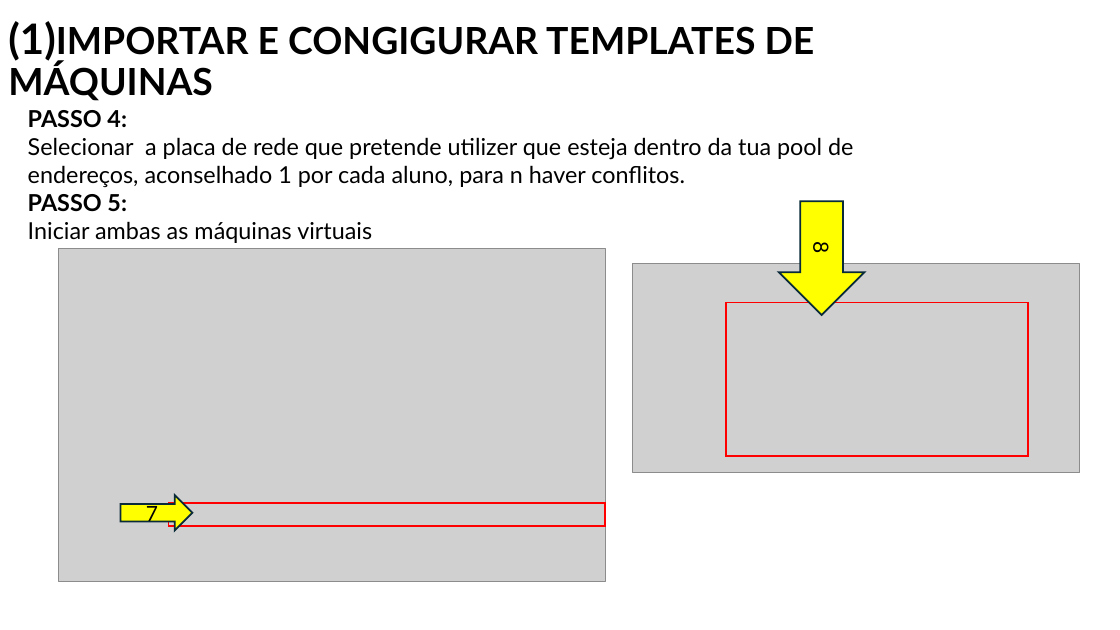
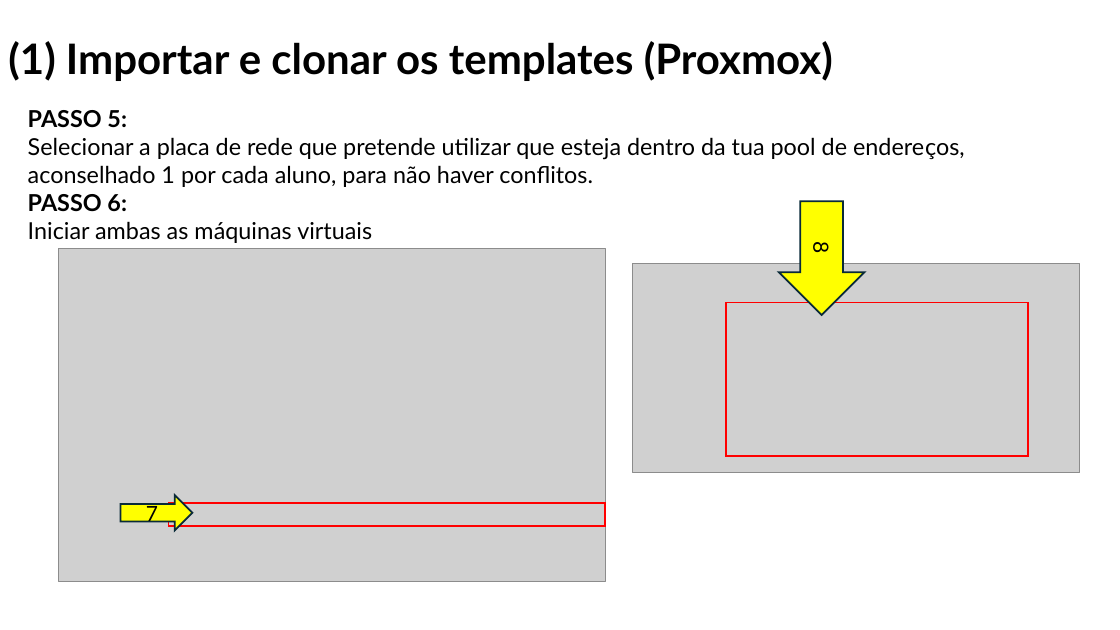
Before and after one commit to orlandonss/TrabalhoSR2, a slide deck: slide 5 of Apresentacoes_Workshop/WORKSHOP WINDOWS AD DS & LINUX SERVICES.pptx. Drawn at 1120x630 pixels with LibreOffice and Linux fonts; fonts in the diff are those of the drawing; grey boxes stand for pictures. Boxes give left, top, right and bottom in pixels: in the first picture for what was removed or moved away, otherwise in the second. Text is boxed around its words. In the diff, an @@ line names an element or a change of style, - is before the commit and + after.

```diff
--- a/Apresentacoes_Workshop/WORKSHOP WINDOWS AD DS & LINUX SERVICES.pptx
+++ b/Apresentacoes_Workshop/WORKSHOP WINDOWS AD DS & LINUX SERVICES.pptx
@@ title at <box>8,41,833,81</box>: text changed; size 32 to 36 pt @@
-(1)IMPORTAR E CONGIGURAR TEMPLATES DE MÁQUINAS
+(1) Importar e clonar os templates (Proxmox)
@@ text at <box>28,110,965,243</box>: text changed @@
-PASSO 4:
-Selecionar a placa de rede que pretende utilizer que esteja dentro da tua pool de endereços, aconselhado 1 por cada aluno, para n haver conflitos.
-PASSO 5:
-Iniciar ambas as máquinas virtuais
+PASSO 5:
+Selecionar a placa de rede que pretende utilizar que esteja dentro da tua pool de endereços, aconselhado 1 por cada aluno, para não haver conflitos.
+PASSO 6:
+Iniciar ambas as máquinas virtuais
```
Also in this commit, not shown: 34 other slides changed, 6 slides added, 9 slides removed, 2 other files.
